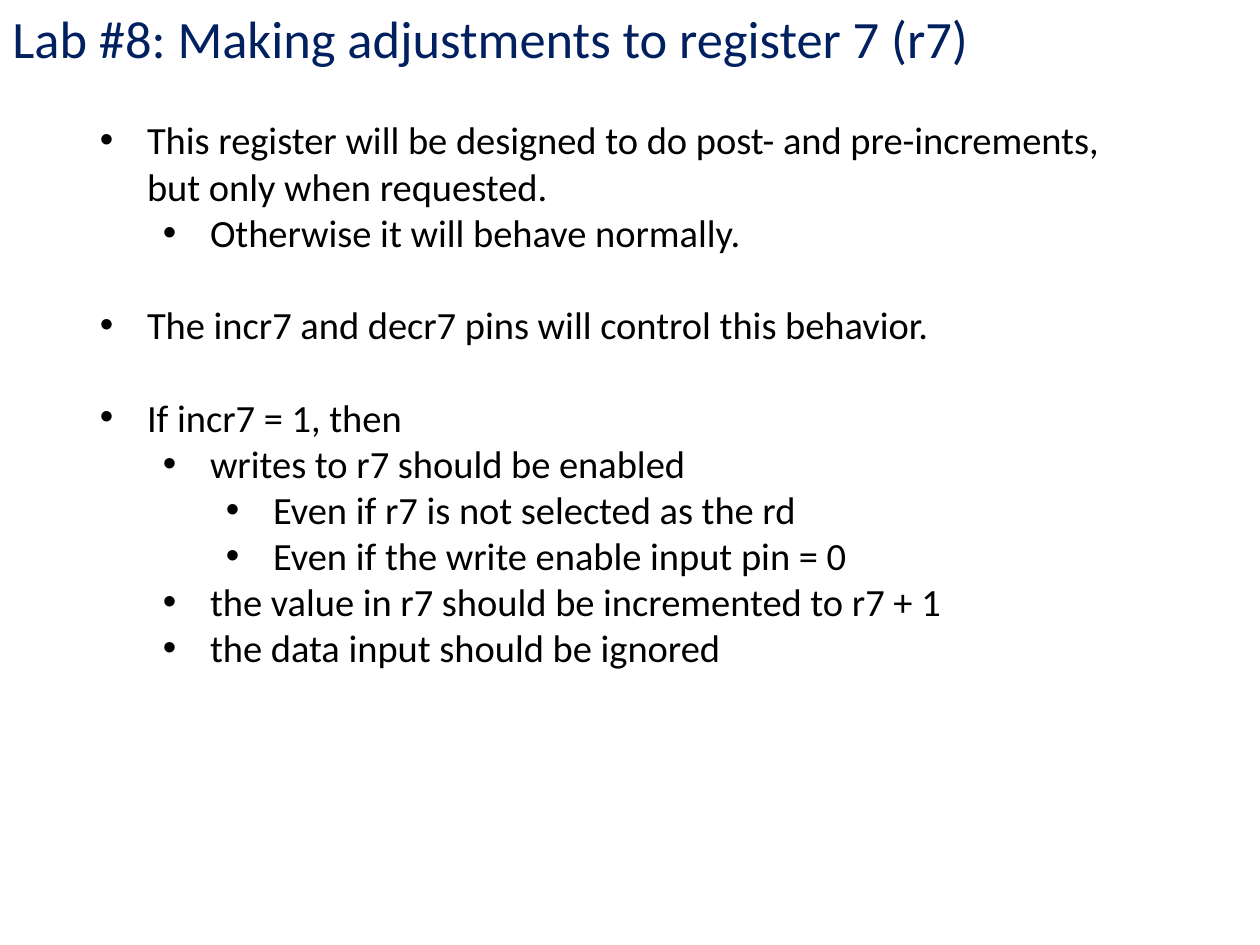
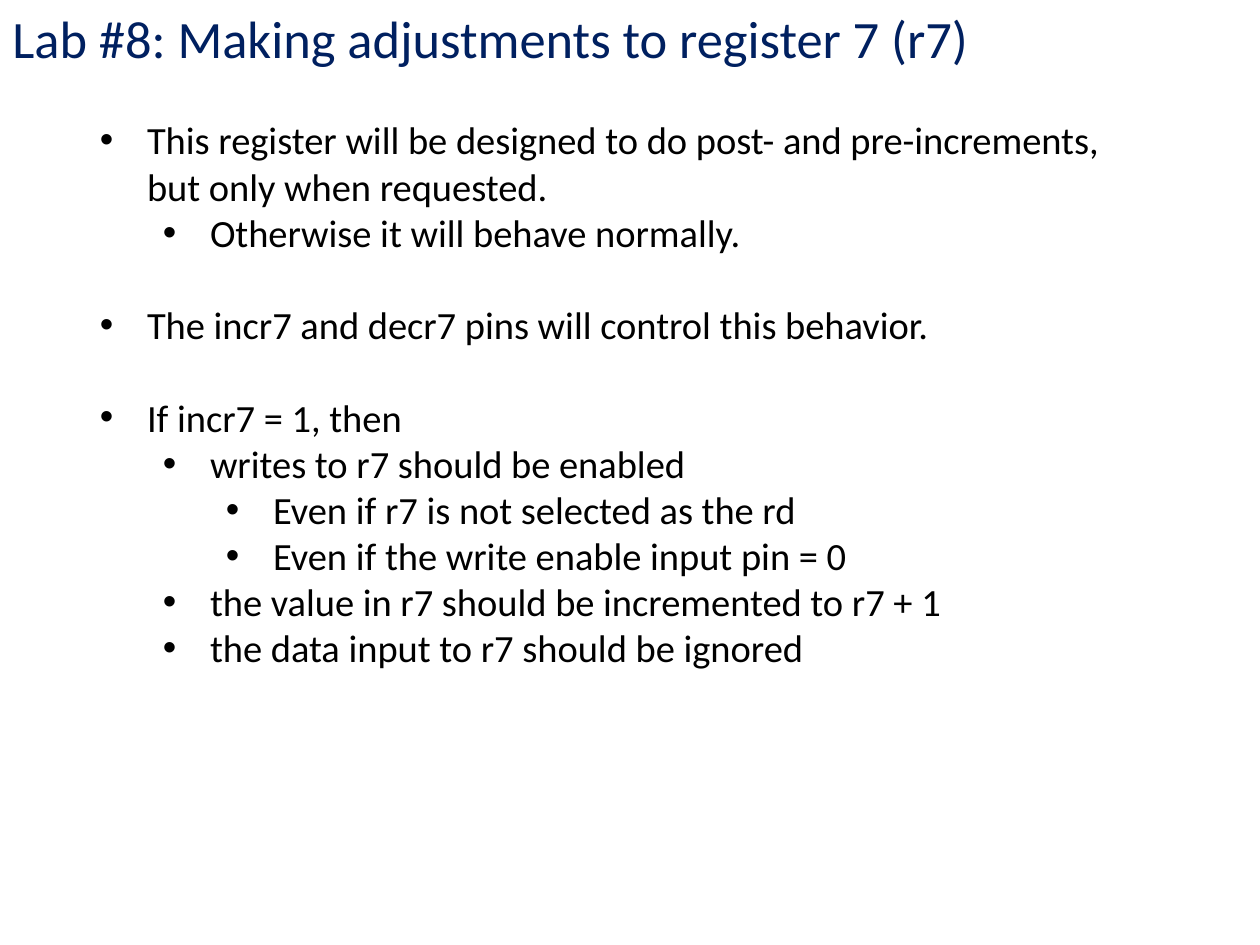
Before and after one commit to kc13/CS447JB, a slide deck: slide 8 of cs447jb_rec6_mar30_and_apr2.pptx. Drawn at 1260x945 pixels with LibreOffice and Linux fonts; fonts in the diff are those of the drawing. Boxes give left, top, right and bottom in pixels: in the first picture for what was removed or moved away, otherwise in the second. Text is boxed around its words. In the diff, an @@ line names an element or a change of style, - is before the commit and + after.

```diff
--- a/cs447jb_rec6_mar30_and_apr2.pptx
+++ b/cs447jb_rec6_mar30_and_apr2.pptx
@@ text at (x1=210, y1=635, x2=804, y2=669): text changed @@
-  • the data input should be ignored
+  • the data input to r7 should be ignored
```
Also in this commit, not shown: 3 other slides changed.
